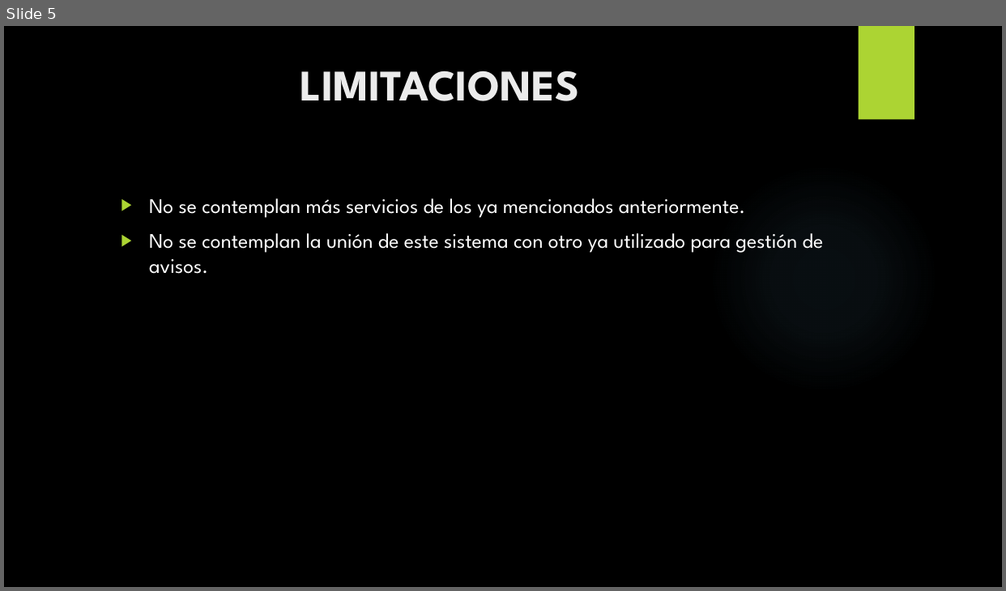
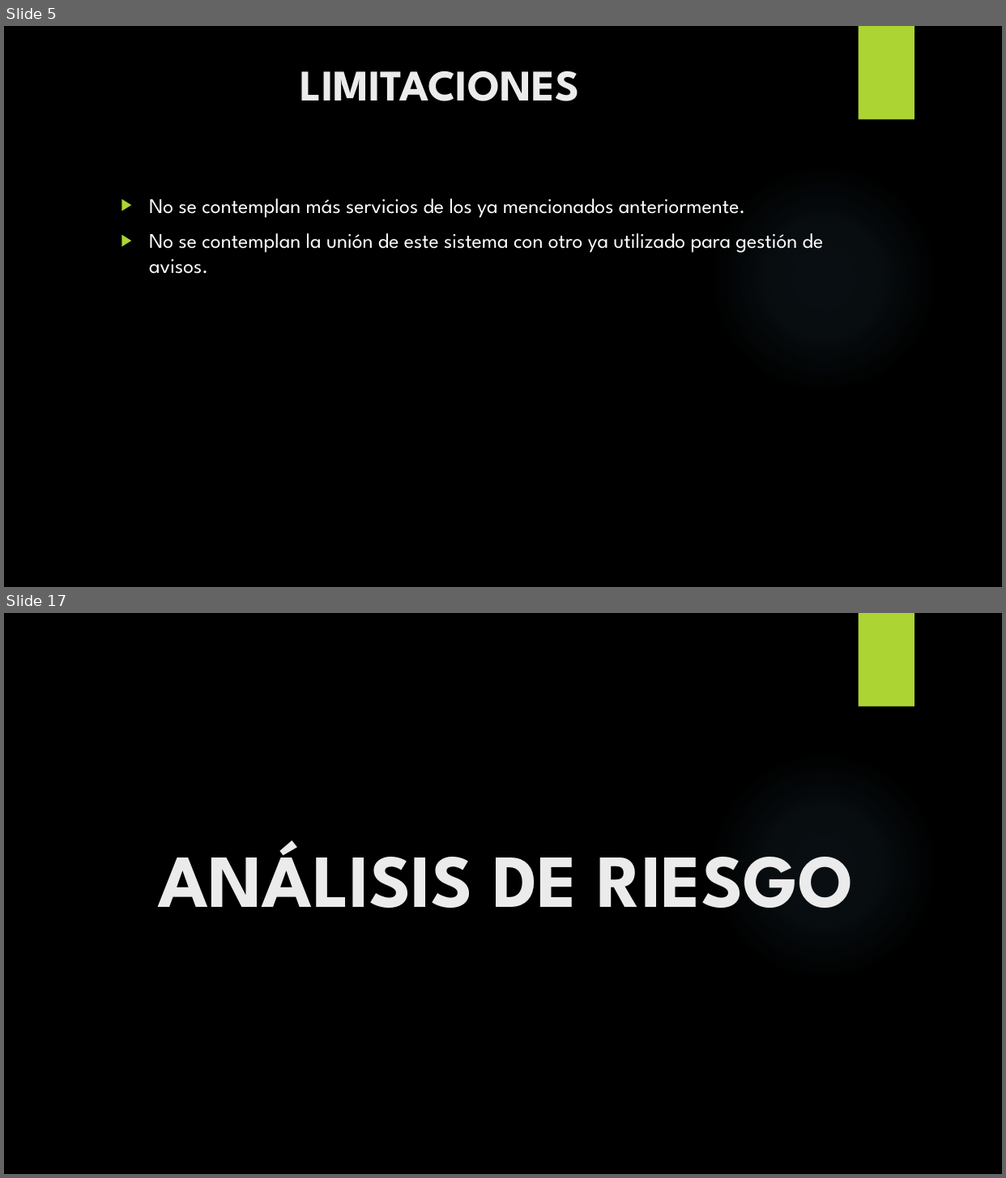
Before and after one commit to areco93/F5Facat, a slide deck: Documentos/F5 Facat(Final).pptx. Shown one above the other, each under a label of ours: slide 5 before the commit, slides 5 and 17 after it; the slides between them are not shown. The pictures are 1006x591 and 1006x1178 pixels, drawn with LibreOffice and Linux fonts; fonts in the diff are those of the drawing; background and template pictures are left out. Boxes give left, top, right and bottom in pixels: in the first picture for what was removed or moved away, otherwise in the second. Text is boxed around its words. In the diff, an @@ line names an element or a change of style, - is before the commit and + after.

```diff
--- a/Documentos/F5 Facat(Final).pptx
+++ b/Documentos/F5 Facat(Final).pptx
@@ slide 17 added at bbox=[4, 613, 1002, 1174], background picture (left out); not listed: 2 template elements that a slide beside it also shows @@
@@ text added at bbox=[158, 841, 854, 908], 72 pt, text #EBEBEB, bold @@
+ANÁLISIS DE RIESGO
```
Also in this commit, not shown: 14 other slides added, 1 slide removed, 52 other files.
